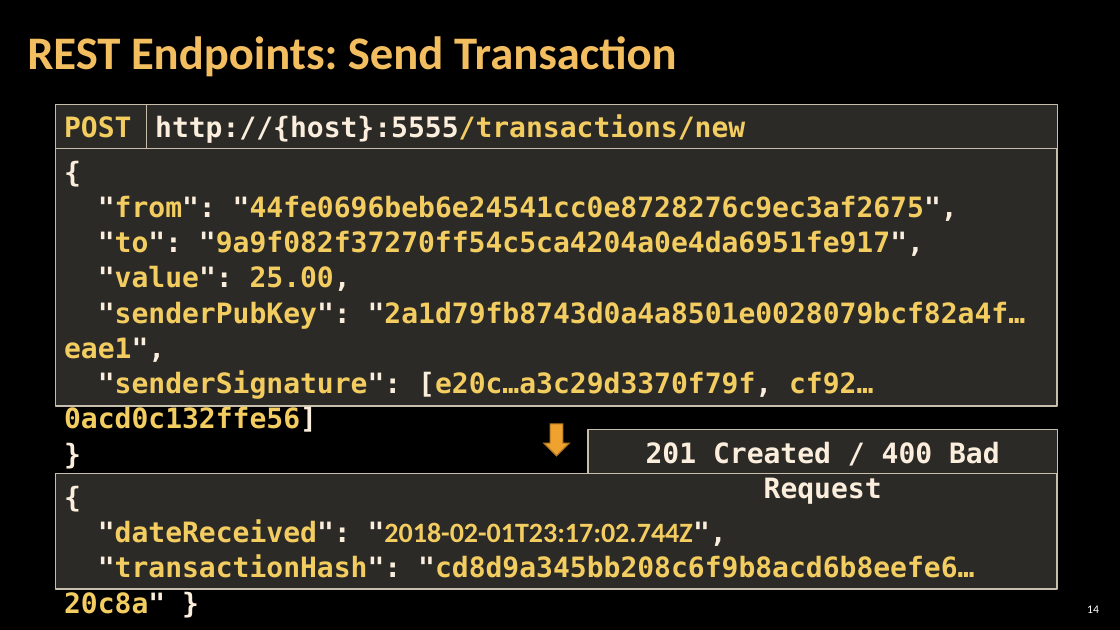
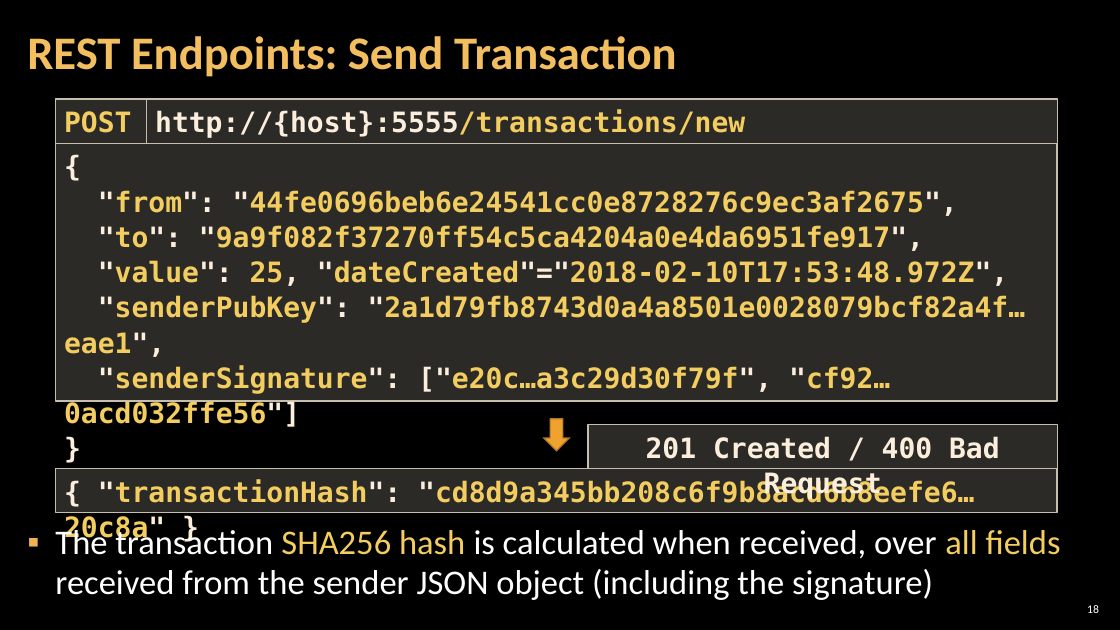
Before and after one commit to MrPIvanov/SoftUni, a slide deck: slide 18 of Bonus Courses/01-Blockchain Dev Camp/06-REVIEW OF THE WEEK #1/4. Build-a-Blockchain.pptx (slide 14 before the commit). Drawn at 1120x630 pixels with LibreOffice and Linux fonts; fonts in the diff are those of the drawing; background and template pictures are left out. Boxes give left, top, right and bottom in pixels: in the first picture for what was removed or moved away, otherwise in the second. Text is boxed around its words. In the diff, an @@ line names an element or a change of style, - is before the commit and + after.

```diff
--- a/Bonus Courses/01-Blockchain Dev Camp/06-REVIEW OF THE WEEK #1/4. Build-a-Blockchain.pptx
+++ b/Bonus Courses/01-Blockchain Dev Camp/06-REVIEW OF THE WEEK #1/4. Build-a-Blockchain.pptx
@@ 4 rectangles, 1 down arrow: place and size @@
-4 rectangles, 1 down arrow at <box>55,104,1058,474</box>
+4 rectangles, 1 down arrow at <box>55,99,1058,469</box>
@@ text in rectangle at <box>98,260,1008,286</box>: text changed @@
-"value": 25.00,
+"value": 25, "dateCreated"="2018-02-10T17:53:48.972Z",
@@ text in rectangle at <box>98,365,890,394</box>: text changed @@
-"senderSignature": [e20c…a3c29d3370f79f, cf92…0acd0c132ffe56]
+"senderSignature": ["e20c…a3c29d30f79f", "cf92…0acd032ffe56"]
@@ rectangle "{ "transactionHash": "cd8d9a345bb208c6f9b8acd6b8eefe6…20c8a" ...": place and size @@
-rectangle "{ "transactionHash": "cd8d9a345bb208c6f9b8acd6b8eefe6…20c8a" ..." at <box>55,474,1057,589</box>
+rectangle "{ "transactionHash": "cd8d9a345bb208c6f9b8acd6b8eefe6…20c8a" ..." at <box>55,469,1057,513</box>
@@ text in rectangle at <box>64,479,974,544</box>: text changed @@
-{
-"dateReceived": "2018-02-01T23:17:02.744Z",
-"transactionHash": "cd8d9a345bb208c6f9b8acd6b8eefe6…20c8a" }
+{ "transactionHash": "cd8d9a345bb208c6f9b8acd6b8eefe6…20c8a" }
@@ text added at <box>55,526,1061,600</box>, 29.6 pt, text #FFFFFF @@
+▪ The transaction SHA256 hash is calculated when received, over all fields received from the sender JSON object (including the signature)
@@ page number at <box>1087,605,1099,613</box>: text changed @@
-14
+18
```
Also in this commit, not shown: 10 other slides changed, 10 slides added, 3 slides removed, 34 other files.
